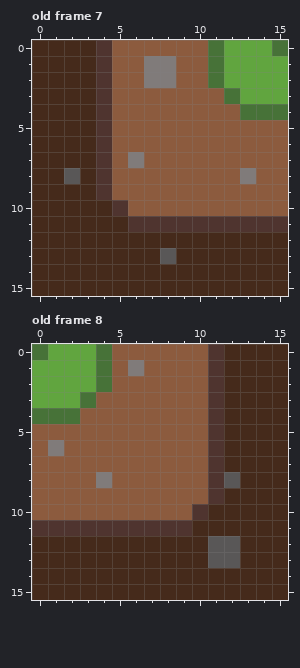
A pixel-art file gets an edit: aseprite files/grass.aseprite. This is how it looked before the edit.
16x16 pixels, 8 frames. Shown: old frame 7, old frame 8. The commit also changed other frames, which this record leaves out.
New version:
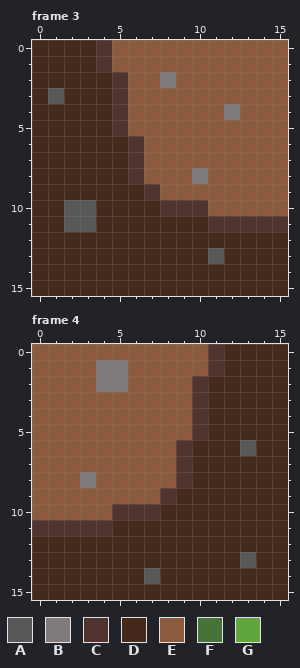
Palette (. is transparent): A #595757  B #807b7a  C #4f342f  D #452a1b  E #8c5b3e  F #477238  G #61a53f
A new or re-ordered frame is compared with the old frame closest to it.
The exact change:
layer "dirt" added
layer "light grass" removed
frames re-ordered
Frame 3 against old frame 7, layer "dirt":
The author changed colour D to colour A in row 3 at x 1; in rows 10 to 11 at x 2 to 3; in row 13 at x 11.
The author changed colour E to colour B in row 4 at x 12; in row 8 at x 10.
The author changed colour B to colour C in row 7 at x 6.
The author changed colour E to colour C in rows 2 to 5 at x 5; in row 6 at x 6; in row 8 at x 6; in row 9 at x 7; in row 10 at x 8 to 10.
The author changed colour A to colour D in row 8 at x 2; in row 13 at x 8.
The author changed colour C to colour D in rows 2 to 9 at x 4; in row 10 at x 5; in row 11 at x 6 to 10.
The author changed colour E to colour D in rows 6 to 8 at x 5; in row 9 at x 5 to 6; in row 10 at x 6 to 7.
The author changed colour B to colour E in row 1 at x 7 to 8; in row 2 at x 7; in row 8 at x 13.
The author changed colour F to colour E in row 0 at x 11 and 15; in rows 1 to 2 at x 11; in row 3 at x 12; in row 4 at x 13 to 15.
The author changed colour G to colour E in row 0 at x 12 to 14; in rows 1 to 2 at x 12 to 15; in row 3 at x 13 to 15.
Frame 4 against old frame 8, layer "dirt":
The author changed colour D to colour A in row 6 at x 13; in row 13 at x 13; in row 14 at x 7.
The author changed colour E to colour B in rows 1 to 2 at x 5; in row 8 at x 3.
The author changed colour F to colour B in rows 1 to 2 at x 4.
The author changed colour E to colour C in rows 2 to 5 at x 10; in rows 6 to 8 at x 9; in row 9 at x 8; in row 10 at x 5 to 7.
The author changed colour A to colour D in row 8 at x 12; in rows 12 to 13 at x 11 to 12.
The author changed colour C to colour D in rows 2 to 9 at x 11; in row 10 at x 10; in row 11 at x 5 to 9.
The author changed colour E to colour D in rows 6 to 8 at x 10; in row 9 at x 9 to 10; in row 10 at x 8 to 9.
The author changed colour B to colour E in row 1 at x 6; in row 6 at x 1; in row 8 at x 4.
The author changed colour F to colour E in row 0 at x 0 and 4; in row 3 at x 3; in row 4 at x 0 to 2.
The author changed colour G to colour E in row 0 at x 1 to 3; in rows 1 to 2 at x 0 to 3; in row 3 at x 0 to 2.
Where, in picture pixels (left, top, right, bottom), the same in both pictures:
changed: (48, 40, 288, 264)
changed: (32, 344, 256, 584)
